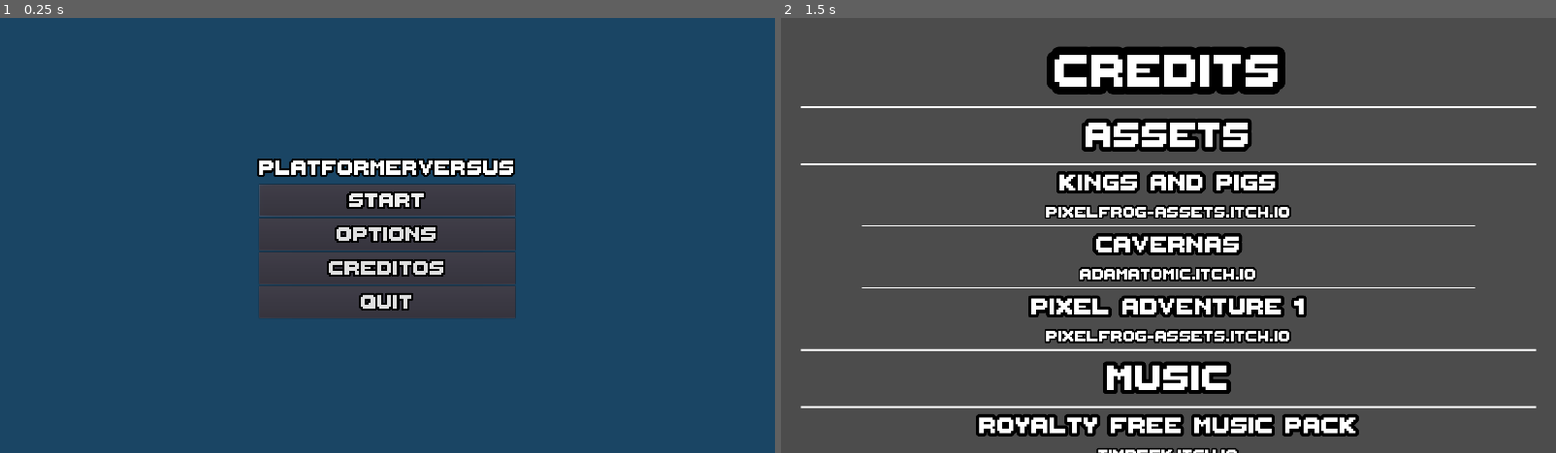
Above: before the commit, frames 1-2 (left to right).
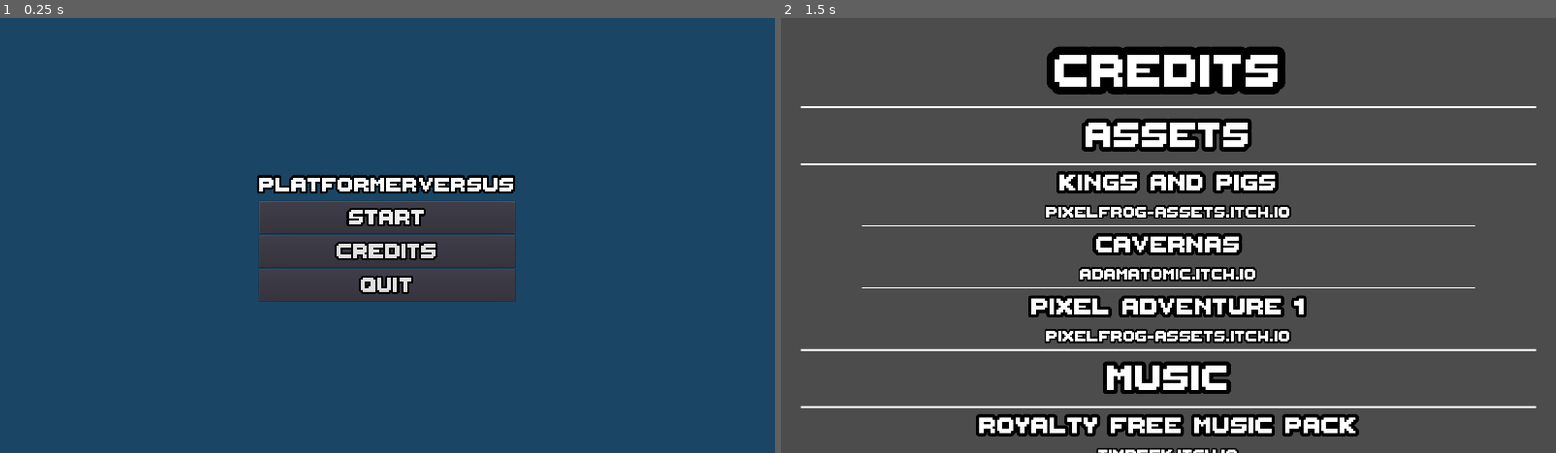
Above: after the commit, the same moments.

Repository: ccarrions/PlatformerVersus
Game: Godot game, scene res://scenes/StartMenu.tscn
The game is run twice, just before and just after one commit, with the same random seed, the same clock (stepped at 60 frames per second) and the same inputs.
Inputs:
- Up to frame 1 (0.25 s): no input
- Up to frame 2 (1.5 s): click "Creditos" (after the commit: "Credits") at 0.5 s; tap Enter at 1.25 s; hold Right (p1_move_right) from 1.28 s (still down)

The runs differ from the first frame. In frame 1, 7.3% of the frame differs, in the area x 33-67%, y 32-70%; in frame 2, nothing differs.

Commit message:
minor  fix

Diff:
--- a/scenes/StartMenu.tscn
+++ b/scenes/StartMenu.tscn
@@ -33,9 +33,9 @@
 
 [node name="StartButtons" type="VBoxContainer" parent="MarginContainer"]
 margin_left = 592.0
-margin_top = 285.0
+margin_top = 327.0
 margin_right = 1227.0
-margin_bottom = 695.0
+margin_bottom = 653.0
 size_flags_horizontal = 4
 size_flags_vertical = 4
 alignment = 1
@@ -53,21 +53,22 @@
 text = "Start"
 
 [node name="OptionsButton" type="Button" parent="MarginContainer/StartButtons"]
+visible = false
 margin_top = 162.0
 margin_right = 635.0
 margin_bottom = 242.0
 text = "Options"
 
 [node name="Creditos" type="Button" parent="MarginContainer/StartButtons"]
+margin_top = 162.0
+margin_right = 635.0
+margin_bottom = 242.0
+text = "Credits"
+
+[node name="QuitButton" type="Button" parent="MarginContainer/StartButtons"]
 margin_top = 246.0
 margin_right = 635.0
 margin_bottom = 326.0
-text = "Creditos"
-
-[node name="QuitButton" type="Button" parent="MarginContainer/StartButtons"]
-margin_top = 330.0
-margin_right = 635.0
-margin_bottom = 410.0
 text = "Quit"
 
 [node name="LevelSelect" type="VBoxContainer" parent="MarginContainer"]
@@ -79,17 +80,18 @@
 alignment = 1
 
 [node name="Label" type="Label" parent="MarginContainer/LevelSelect"]
-margin_top = 330.0
+margin_top = 292.0
 margin_right = 1820.0
-margin_bottom = 481.0
+margin_bottom = 520.0
 text = "Level Selection
+
 "
 align = 1
 
 [node name="HBoxContainer" type="HBoxContainer" parent="MarginContainer/LevelSelect"]
-margin_top = 485.0
+margin_top = 524.0
 margin_right = 1820.0
-margin_bottom = 565.0
+margin_bottom = 604.0
 alignment = 1
 
 [node name="Level 1" type="Button" parent="MarginContainer/LevelSelect/HBoxContainer"]
@@ -116,31 +118,37 @@
 margin_bottom = 80.0
 text = "Level 4"
 
-[node name="BackButton" type="Button" parent="MarginContainer/LevelSelect"]
-margin_top = 569.0
+[node name="HBoxContainer2" type="HBoxContainer" parent="MarginContainer/LevelSelect"]
+margin_top = 608.0
 margin_right = 1820.0
-margin_bottom = 649.0
+margin_bottom = 688.0
+alignment = 1
+
+[node name="BackButton" type="Button" parent="MarginContainer/LevelSelect/HBoxContainer2"]
+margin_left = 824.0
+margin_right = 1500.0
+margin_bottom = 80.0
 size_flags_horizontal = 5
 size_flags_vertical = 5
 text = "Back"
 
 [node name="Level1" type="Sprite" parent="MarginContainer/LevelSelect"]
-position = Vector2( 483.625, 389.875 )
+position = Vector2( 483.625, 441.875 )
 scale = Vector2( 0.25, 0.252835 )
 texture = ExtResource( 6 )
 
 [node name="Level4" type="Sprite" parent="MarginContainer/LevelSelect"]
-position = Vector2( 1306.63, 389.875 )
+position = Vector2( 1306.63, 441.875 )
 scale = Vector2( 0.258891, 0.263298 )
 texture = ExtResource( 3 )
 
 [node name="Level3" type="Sprite" parent="MarginContainer/LevelSelect"]
-position = Vector2( 1040.63, 389.875 )
+position = Vector2( 1040.63, 441.875 )
 scale = Vector2( 0.272415, 0.254979 )
 texture = ExtResource( 4 )
 
 [node name="Level2" type="Sprite" parent="MarginContainer/LevelSelect"]
-position = Vector2( 768.625, 389.875 )
+position = Vector2( 768.625, 441.875 )
 scale = Vector2( 0.25, 0.277968 )
 texture = ExtResource( 5 )
 
@@ -156,4 +164,4 @@
 [connection signal="pressed" from="MarginContainer/LevelSelect/HBoxContainer/Level 2" to="." method="_on_Level_2_pressed"]
 [connection signal="pressed" from="MarginContainer/LevelSelect/HBoxContainer/Level 3" to="." method="_on_Level_3_pressed"]
 [connection signal="pressed" from="MarginContainer/LevelSelect/HBoxContainer/Level 4" to="." method="_on_Level_4_pressed"]
-[connection signal="pressed" from="MarginContainer/LevelSelect/BackButton" to="." method="_on_BackButton_pressed"]
+[connection signal="pressed" from="MarginContainer/LevelSelect/HBoxContainer2/BackButton" to="." method="_on_BackButton_pressed"]
--- a/scripts/StartMenu.gd
+++ b/scripts/StartMenu.gd
@@ -32,7 +32,7 @@
 
 func _on_BackButton_pressed():
 	$MarginContainer/StartButtons.visible = true
-	$LevelSelect.visible = false
+	$MarginContainer/LevelSelect.visible = false
 
 
 func _on_Level_1_pressed():
